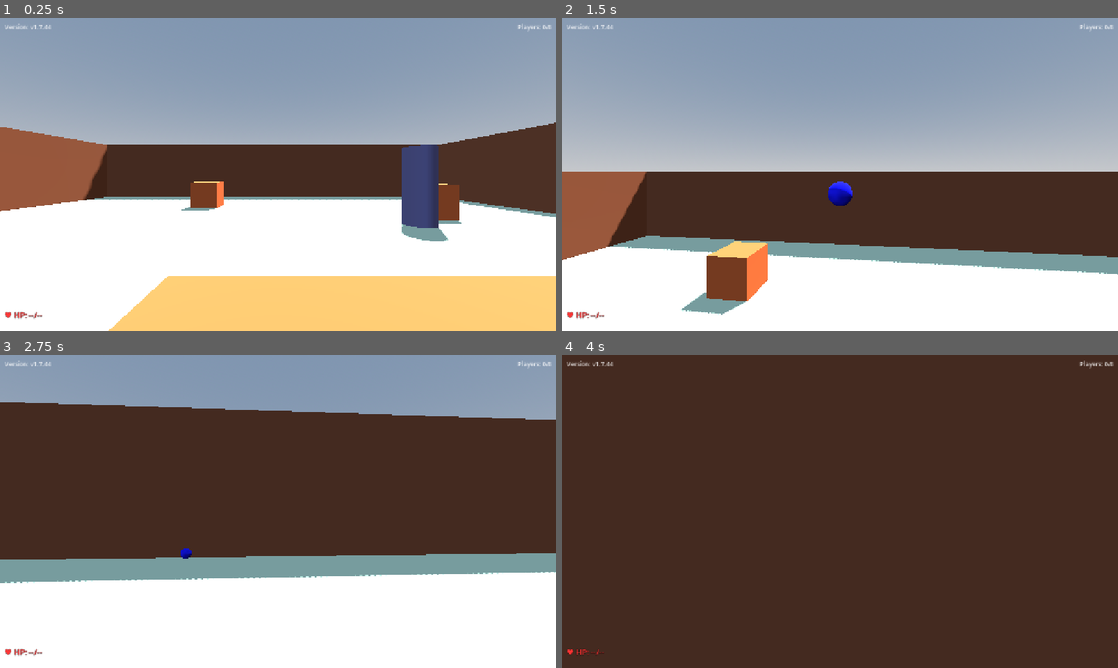
Above: before the commit, frames 1-4 (two rows, left to right).
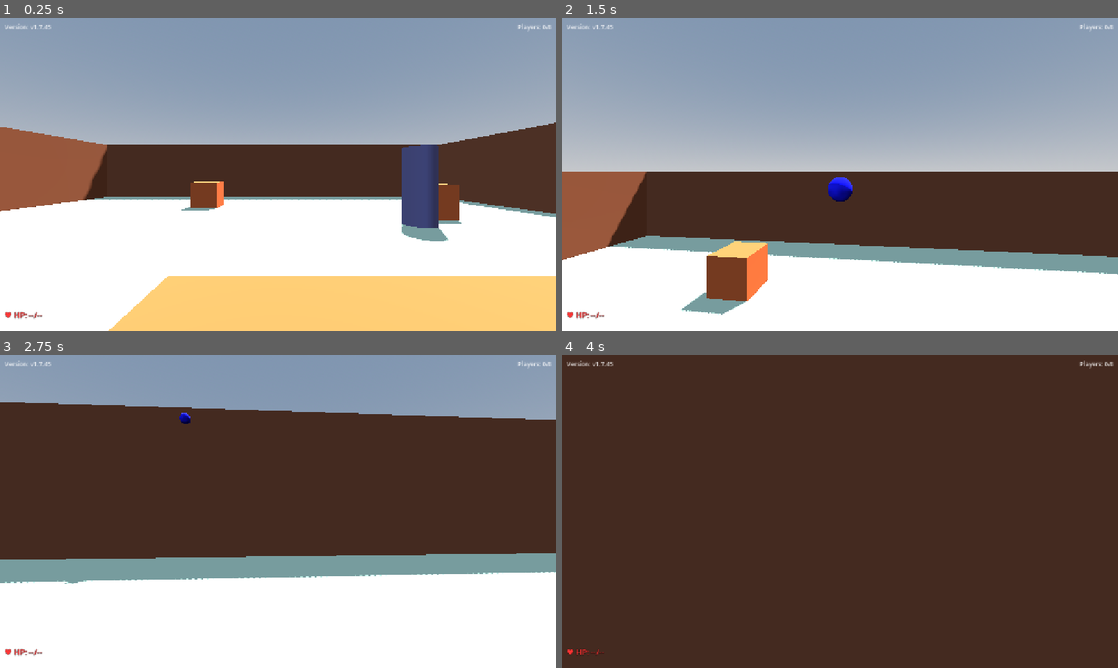
Above: after the commit, the same moments.

Repository: shikiuku/SimpleFPS
Game: Godot game, scene res://scenes/TestLevel.tscn
Two runs of this game, one before a commit and one after it. Both use one fixed random seed, a clock stepped at 60 frames per second and the inputs below. This scene is started directly instead of the project's main scene.
Inputs (mouse positions are in pixels of both pictures, inside the frame that each line leads up to):
- Up to frame 1 (0.25 s): no input
- Up to frame 2 (1.5 s): tap Enter at 0.5 s; move the mouse to (867, 174) at 0.52 s; hold Shift (run) 0.53-1.28 s; hold W (move_forward) from 0.53 s (still down); tap Space (jump) at 0.77 s; move the mouse to (812, 174) at 1.27 s; click (812, 174) at 1.35 s
- Up to frame 3 (2.75 s): keep holding W (move_forward); tap Space (jump) at 1.52 s; move the mouse to (289, 505) at 2.02 s; hold Shift (run) from 2.03 s (still down)
- Up to frame 4 (4 s): keep holding W (move_forward); move the mouse to (834, 517) at 2.77 s; release Shift (run) at 2.78 s; click (834, 517) at 2.85 s; tap Space (jump) at 3.02, 3.77 s; move the mouse to (878, 514) at 3.52 s; hold Shift (run) from 3.53 s (still down)

The runs differ from the first frame. In frame 1, less than 0.1% of the frame differs, in the area x 8-9%, y 2-4%; in frame 2, 0.3%, in the area x 8-53%, y 2-60%; in frame 3, 0.1%; in frame 4, less than 0.1%.

Commit message:
v1.7.45: Fixed critical collision detection issues
- FIXED: Re-added missing collision_layer = 1 to SimpleFPSPlayer.tscn
- FIXED: Set bullet gravity_scale = 0.0 for proper FPS bullet physics
- Player bullets can now properly detect collisions with other players
- Bullets no longer fall due to gravity, maintaining straight trajectory

This should resolve the player damage system not working issue.

Diff:
--- a/project.godot
+++ b/project.godot
@@ -11,7 +11,7 @@
 [application]
 
 config/name="Simple FPS"
-config/version="1.7.44"
+config/version="1.7.45"
 config/tags=PackedStringArray("3d", "multiplayer", "fps")
 run/main_scene="res://scenes/MainMenu.tscn"
 config/features=PackedStringArray("4.4", "Forward Plus")
--- a/scenes/Bullet.tscn
+++ b/scenes/Bullet.tscn
@@ -13,7 +13,7 @@
 collision_layer = 4
 collision_mask = 3
 continuous_cd = true
-gravity_scale = 1.0
+gravity_scale = 0.0
 script = ExtResource("1_bullet")
 
 [node name="CollisionShape3D" type="CollisionShape3D" parent="."]
--- a/scripts/Bullet.gd
+++ b/scripts/Bullet.gd
@@ -25,7 +25,7 @@
 	collision_mask = 3   # layer 1 (Player = bit 0) + layer 2 (Environment = bit 1)
 
 	# RigidBody3Dの設定
-	gravity_scale = 1.0
+	gravity_scale = 0.0   # FPSゲームでは弾丸は重力の影響を受けない
 	continuous_cd = true  # 連続衝突検出を有効化
 
 	print("Bullet initialized - collision_layer: ", collision_layer, " collision_mask: ", collision_mask)
--- a/scripts/GameUI.gd
+++ b/scripts/GameUI.gd
@@ -5,7 +5,7 @@
 @onready var health_label = $HealthLabel
 
 # ゲームのバージョン
-const VERSION = "v1.7.44"
+const VERSION = "v1.7.45"
 
 func _ready():
 	# バージョンを表示
Not shown, changed: web-build/index.html
Not shown, changed: web-build/index.pck
